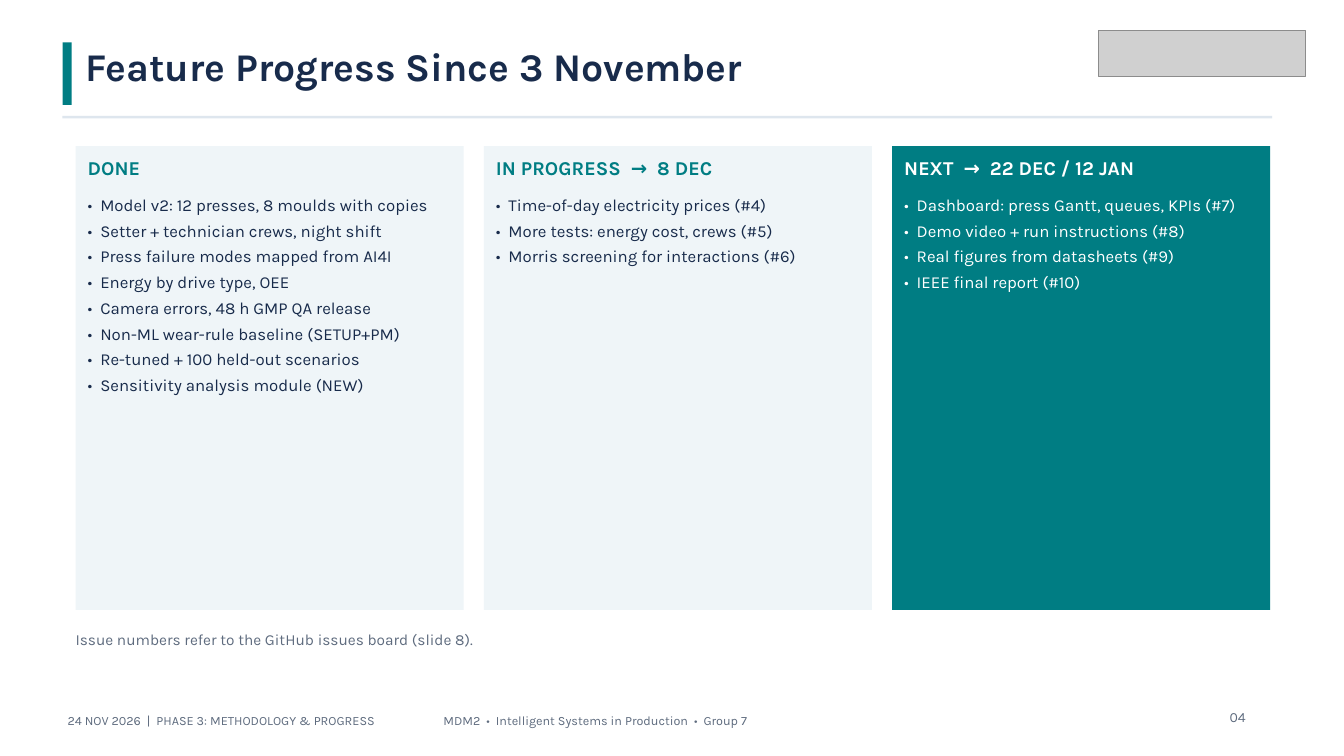
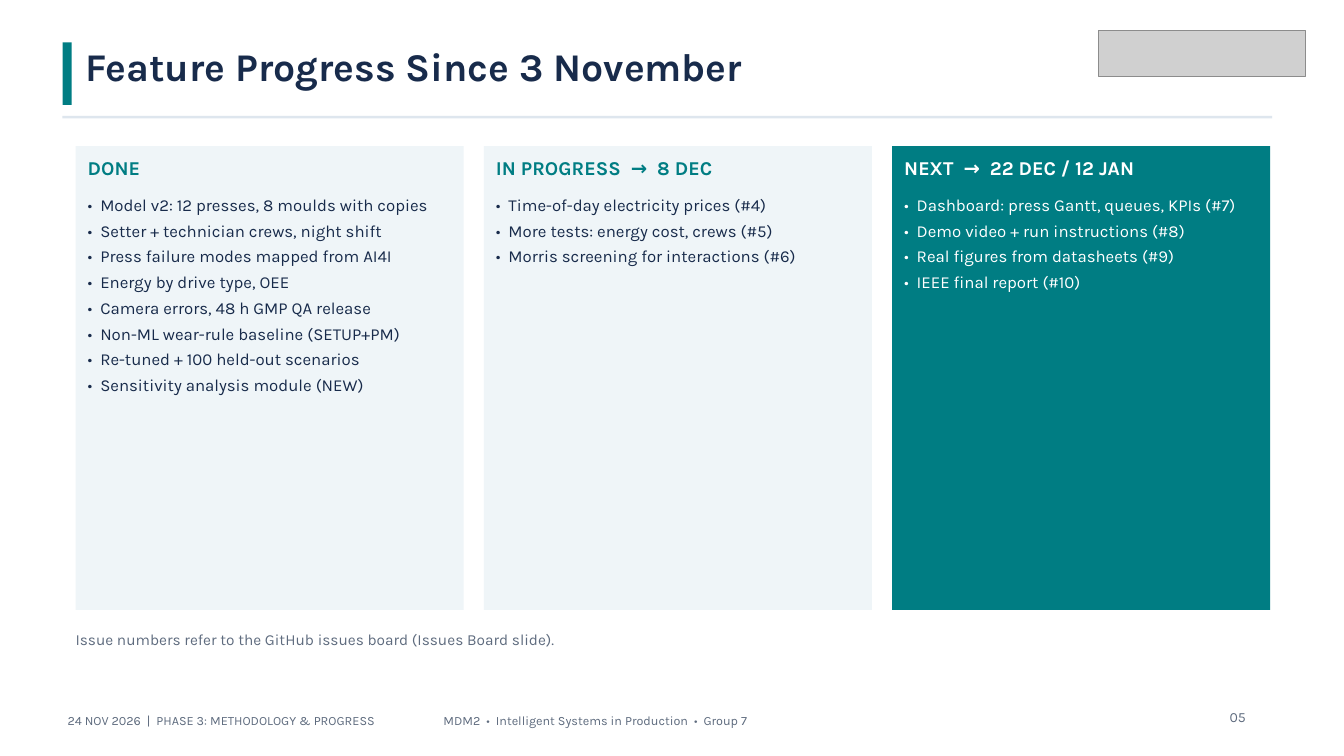
Before and after one commit to MaheshBhushan/Case-Study-Intelligent-Systems, a slide deck: slide 5 of Progress_Presentation_Phase3_Gerresheimer_Pfreimd.pptx (slide 4 before the commit). Drawn at 1344x756 pixels with LibreOffice and Linux fonts; fonts in the diff are those of the drawing; grey boxes stand for pictures. Boxes give left, top, right and bottom in pixels: in the first picture for what was removed or moved away, otherwise in the second. Text is boxed around its words. In the diff, an @@ line names an element or a change of style, - is before the commit and + after.

```diff
--- a/Progress_Presentation_Phase3_Gerresheimer_Pfreimd.pptx
+++ b/Progress_Presentation_Phase3_Gerresheimer_Pfreimd.pptx
@@ text at (x1=76, y1=634, x2=554, y2=647): text changed @@
-Issue numbers refer to the GitHub issues board (slide 8).
+Issue numbers refer to the GitHub issues board (Issues Board slide).
@@ text at (x1=1230, y1=713, x2=1246, y2=722): text changed @@
-04
+05
```
Also in this commit, not shown: 6 other slides changed, 1 slide added, 1 other file.
